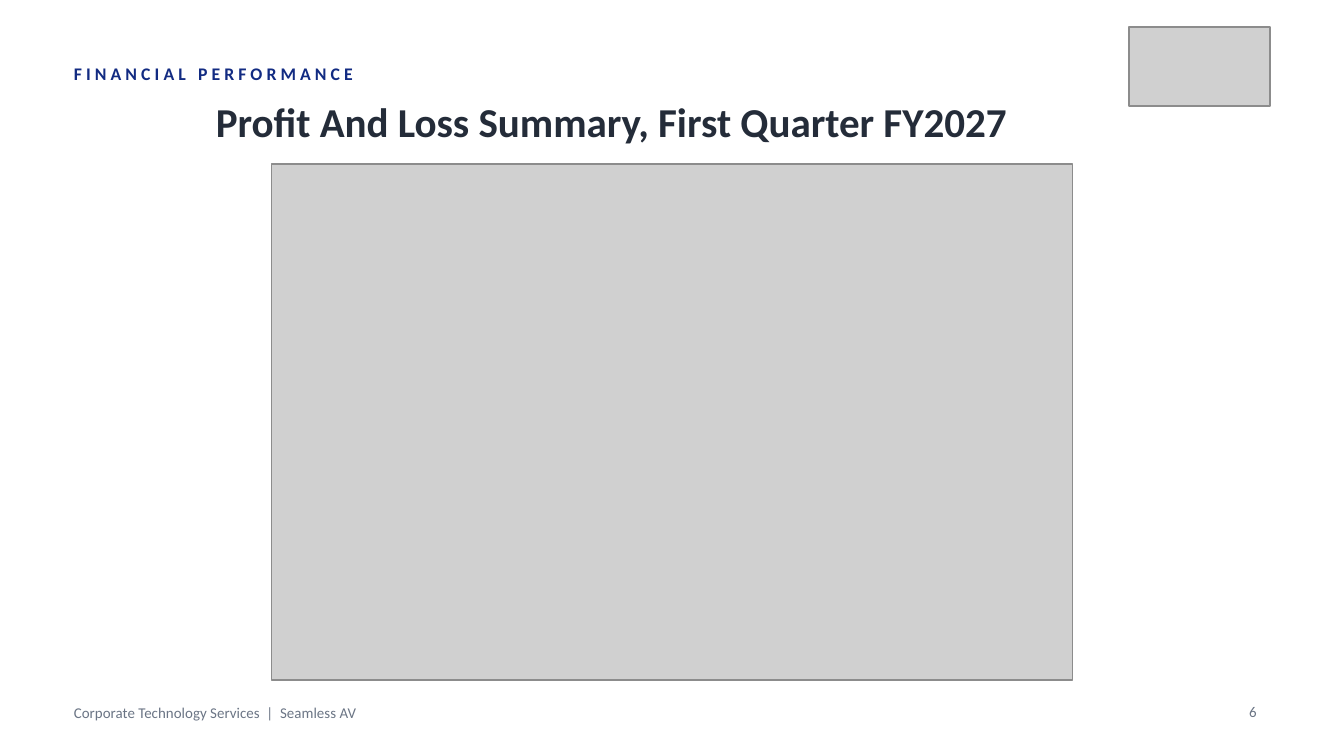
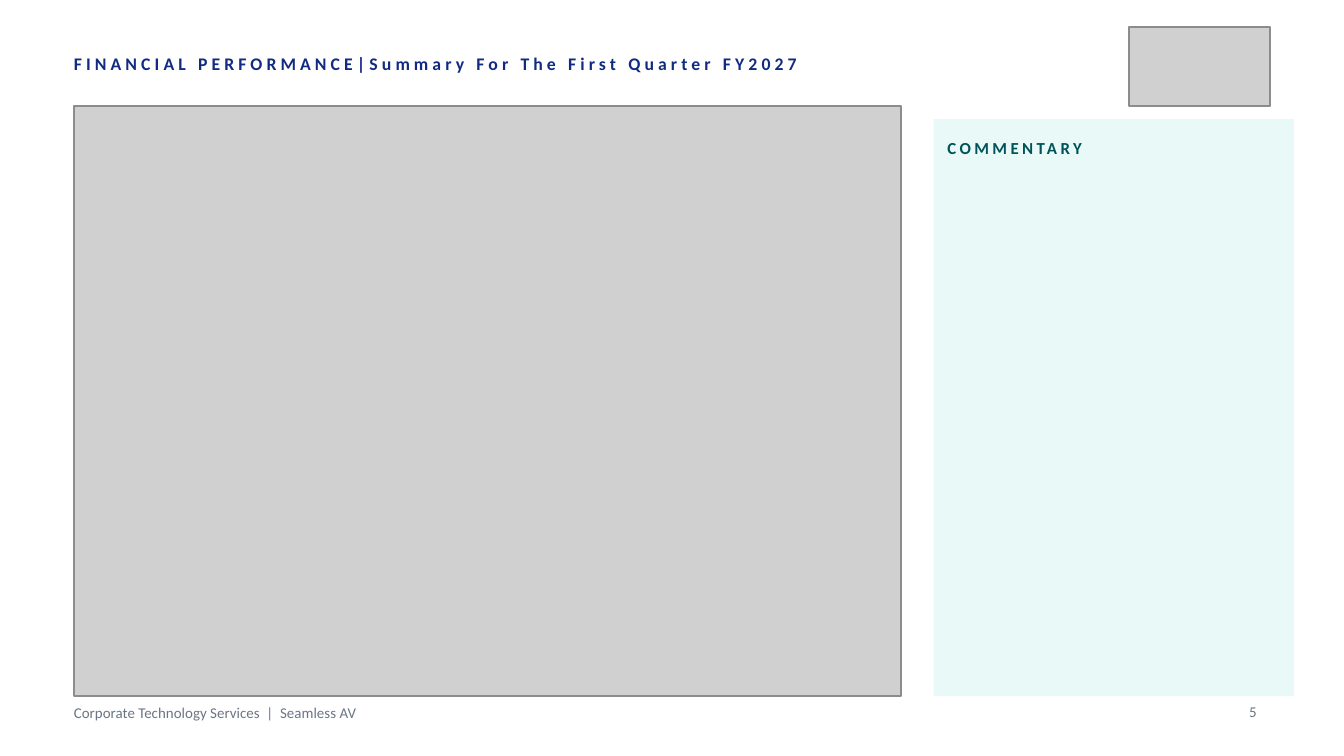
Before and after one commit to WesleyNelson-O33/Claude, a slide deck: slide 5 of deck/CTS Quarterly Business Review - Q1 FY2027.pptx (slide 6 before the commit). Drawn at 1344x756 pixels with LibreOffice and Linux fonts; fonts in the diff are those of the drawing; grey boxes stand for pictures. Boxes give left, top, right and bottom in pixels: in the first picture for what was removed or moved away, otherwise in the second. Text is boxed around its words. In the diff, an @@ line names an element or a change of style, - is before the commit and + after.

```diff
--- a/deck/CTS Quarterly Business Review - Q1 FY2027.pptx
+++ b/deck/CTS Quarterly Business Review - Q1 FY2027.pptx
@@ text at bbox=[74, 57, 797, 73]: text changed @@
-FINANCIAL PERFORMANCE
+FINANCIAL PERFORMANCE|Summary For The First Quarter FY2027
@@ picture: place and size @@
-picture at bbox=[271, 164, 1073, 680]
+picture at bbox=[74, 106, 900, 696]
@@ text removed at bbox=[216, 108, 1006, 144] @@
-Profit And Loss Summary, First Quarter FY2027
@@ rectangle added at bbox=[934, 120, 1294, 696], fill #E8F9F8 @@
@@ text added at bbox=[948, 132, 1270, 165], 9 pt, text #005358, bold @@
+COMMENTARY
@@ page number at bbox=[1249, 707, 1257, 717]: text changed @@
-6
+5
```
Also in this commit, not shown: 23 other slides changed, 3 slides added, 26 slides removed, 8 other files.
